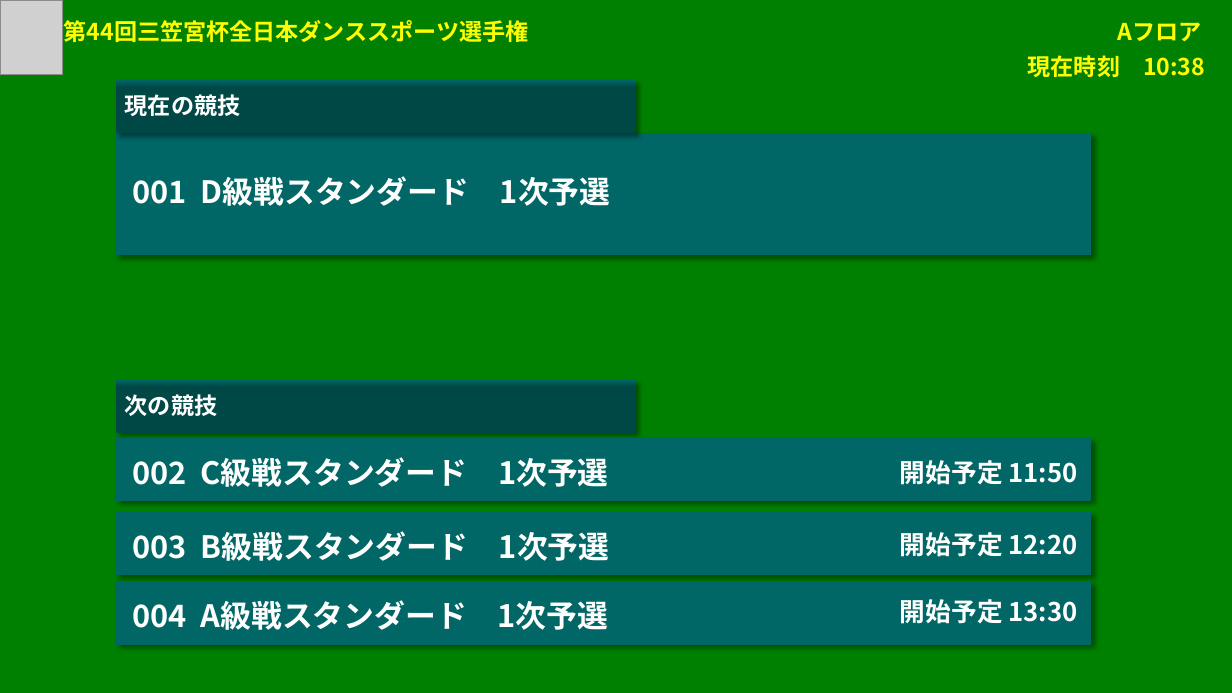
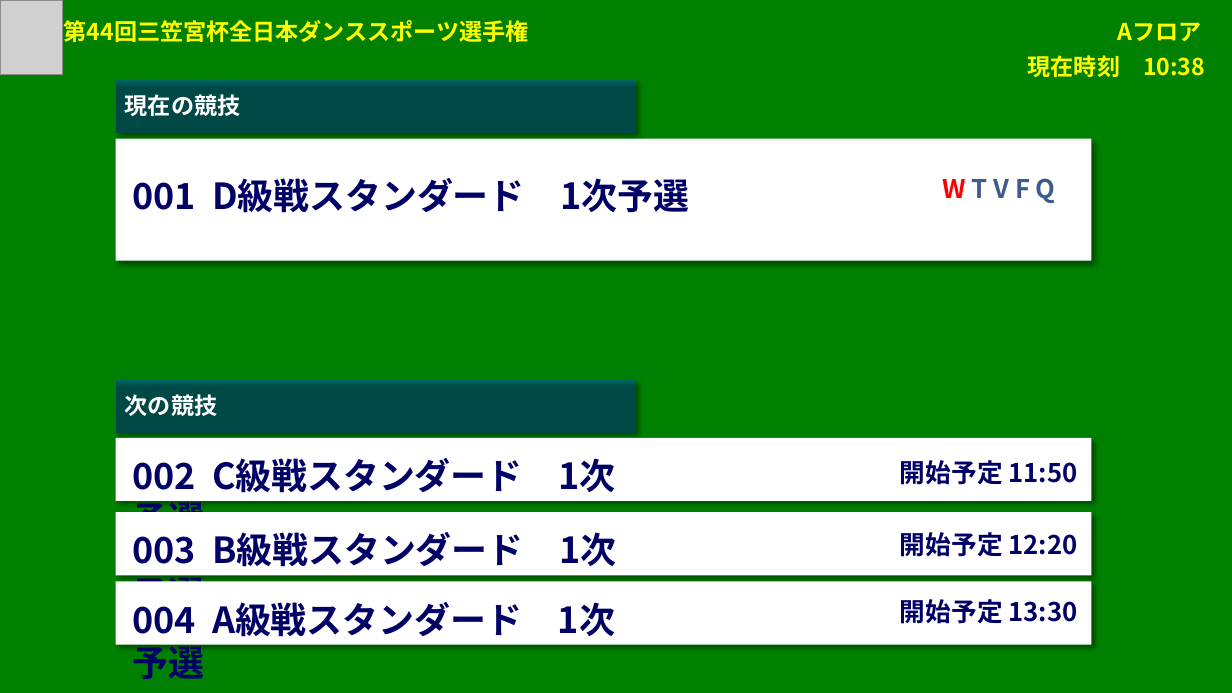
Before and after one commit to fumisaku/DSDsp, a slide deck: slide 4 of 画面デザイン.pptx. Drawn at 1232x693 pixels with LibreOffice and Linux fonts; fonts in the diff are those of the drawing; grey boxes stand for pictures. Boxes give left, top, right and bottom in pixels: in the first picture for what was removed or moved away, otherwise in the second. Text is boxed around its words. In the diff, an @@ line names an element or a change of style, - is before the commit and + after.

```diff
--- a/画面デザイン.pptx
+++ b/画面デザイン.pptx
@@ fill #006666 to #FFFFFF in 4 elements at [116, 438, 1092, 501], [116, 512, 1092, 575], [116, 581, 1092, 644], [116, 139, 1092, 261] @@
@@ rectangle: place and size @@
-rectangle at [116, 133, 1092, 255]
+rectangle at [116, 139, 1092, 261]
@@ size 24 to 28 pt, text colour #FFFFFF to #000066 in 4 elements at [132, 602, 522, 637], [132, 458, 523, 493], [132, 532, 524, 567], [132, 178, 690, 213] @@
@@ text added at [942, 178, 1056, 203], 20 pt, text #3E5B8E, bold @@
+W T V F Q
@@ text colour #FFFFFF to #000066 in 3 elements at [900, 460, 1078, 485], [900, 532, 1078, 557], [900, 599, 1078, 624] @@
```
Also in this commit, not shown: 3 other slides changed, 11 slides added, 3 slides removed, 53 other files.
